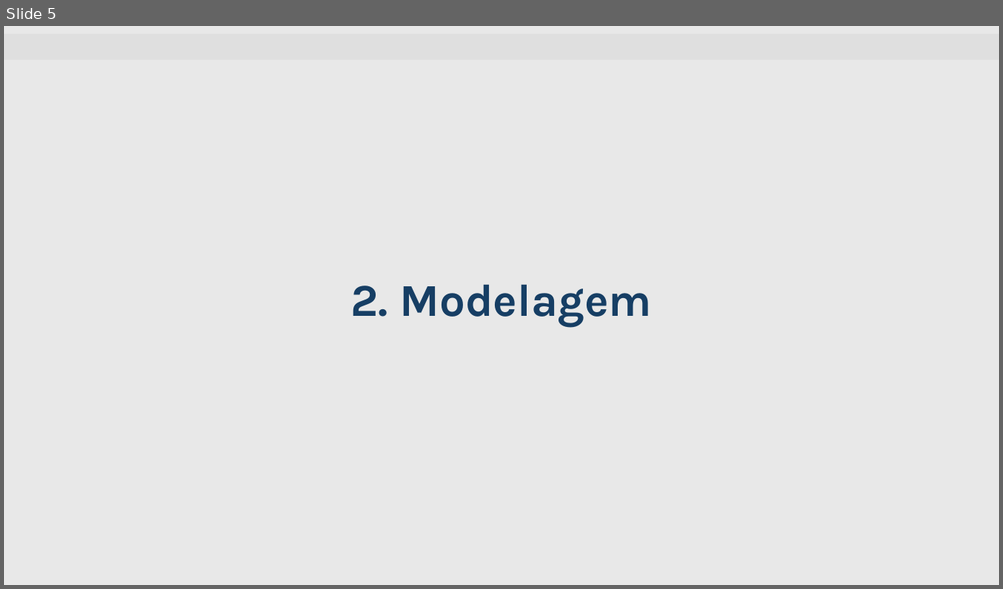
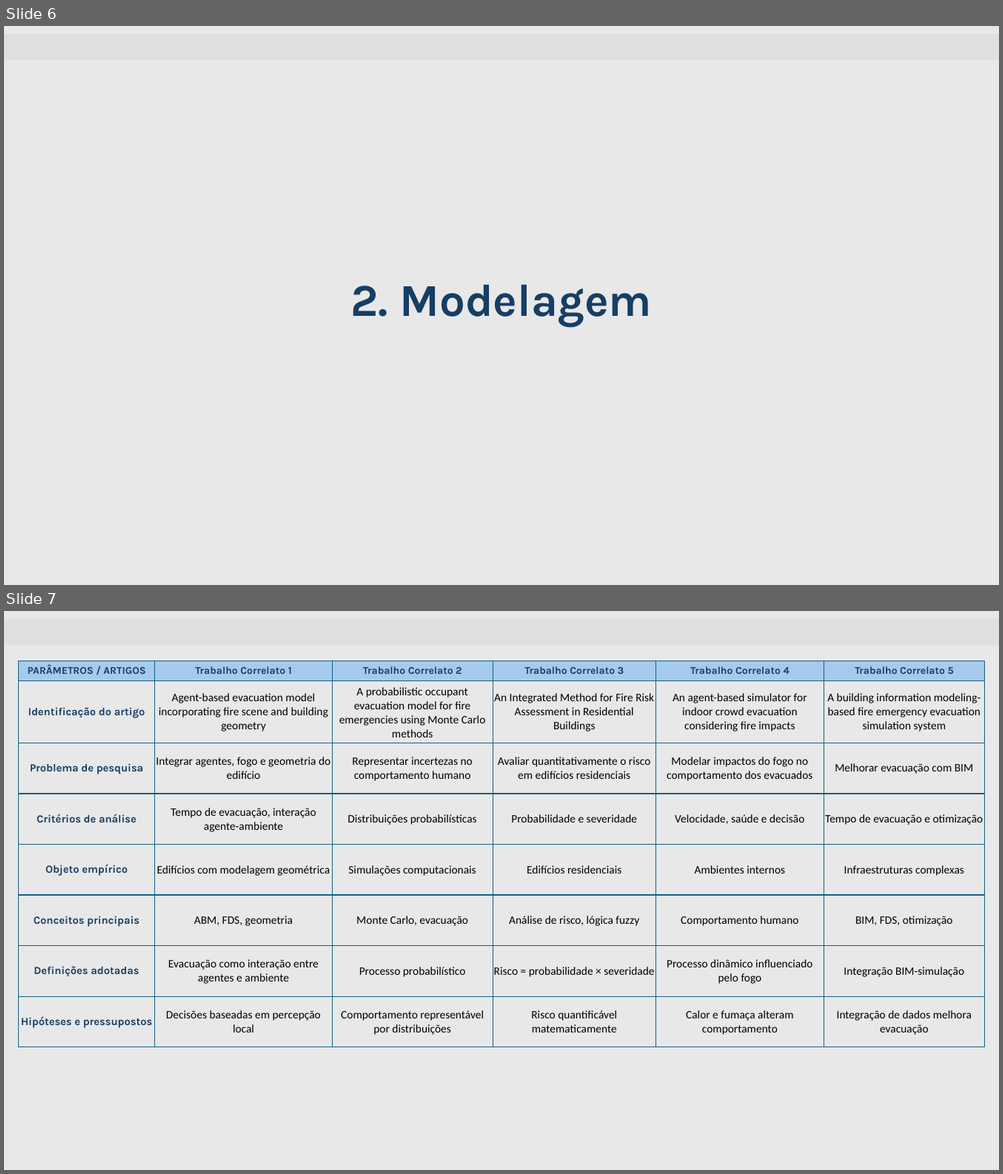
Before and after one commit to mattedi/Simulacao-2026, a slide deck: PedroR_MarlonM_LeonardoD/Template_Seminario_ Pedro_Marlon_Leonardo_Revisado_1.pptx. Shown one above the other, each under a label of ours: slide 5 before the commit, slides 6 and 7 after it. The pictures are 1003x589 and 1003x1174 pixels, drawn with LibreOffice and Linux fonts; fonts in the diff are those of the drawing; background and template pictures are left out. Boxes give left, top, right and bottom in pixels: in the first picture for what was removed or moved away, otherwise in the second. Text is boxed around its words. In the diff, an @@ line names an element or a change of style, - is before the commit and + after.

```diff
--- a/PedroR_MarlonM_LeonardoD/Template_Seminario_ Pedro_Marlon_Leonardo_Revisado_1.pptx
+++ b/PedroR_MarlonM_LeonardoD/Template_Seminario_ Pedro_Marlon_Leonardo_Revisado_1.pptx
@@ slide 7 added at (4, 611, 999, 1170), background #E8E8E8; not listed: 1 template element that a slide beside it also shows @@
@@ table added at (18, 661, 984, 1048), 8 rows, 6 columns @@
+PARÂMETROS / ARTIGOS | Trabalho Correlato 1 | Trabalho Correlato 2 | Trabalho Correlato 3 | Trabalho Correlato 4 | Trabalho Correlato 5
+Identificação do artigo | Agent-based evacuation model incorporating fire scene and building geometry | A probabilistic occupant evacuation model for fire emergencies using Monte Carlo methods | An Integrated Method for Fire Risk Assessment in Residential Buildings | An agent-based simulator for indoor crowd evacuation considering fire impacts | A building information modeling-based fire emergency evacuation simulation system
+Problema de pesquisa | Integrar agentes, fogo e geometria do edifício | Representar incertezas no comportamento humano | Avaliar quantitativamente o risco em edifícios residenciais | Modelar impactos do fogo no comportamento dos evacuados | Melhorar evacuação com BIM
+Critérios de análise | Tempo de evacuação, interação agente-ambiente | Distribuições probabilísticas | Probabilidade e severidade | Velocidade, saúde e decisão | Tempo de evacuação e otimização
+Objeto empírico | Edifícios com modelagem geométrica | Simulações computacionais | Edifícios residenciais | Ambientes internos | Infraestruturas complexas
+Conceitos principais | ABM, FDS, geometria | Monte Carlo, evacuação | Análise de risco, lógica fuzzy | Comportamento humano | BIM, FDS, otimização
+Definições adotadas | Evacuação como interação entre agentes e ambiente | Processo probabilístico | Risco = probabilidade × severidade | Processo dinâmico influenciado pelo fogo | Integração BIM-simulação
+Hipóteses e pressupostos | Decisões baseadas em percepção local | Comportamento representável por distribuições | Risco quantificável matematicamente | Calor e fumaça alteram comportamento | Integração de dados melhora evacuação
@@ what was slide 5 is now slide 6 @@
```
Also in this commit, not shown: 4 other slides added, 4 slides removed.
